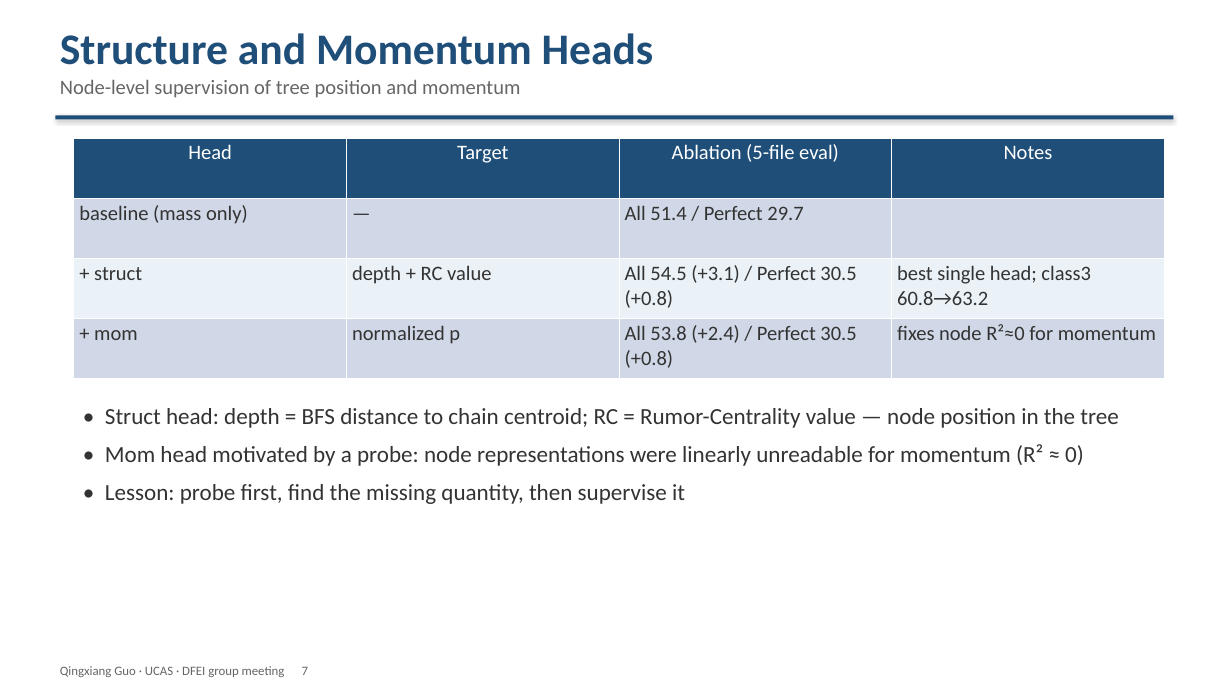
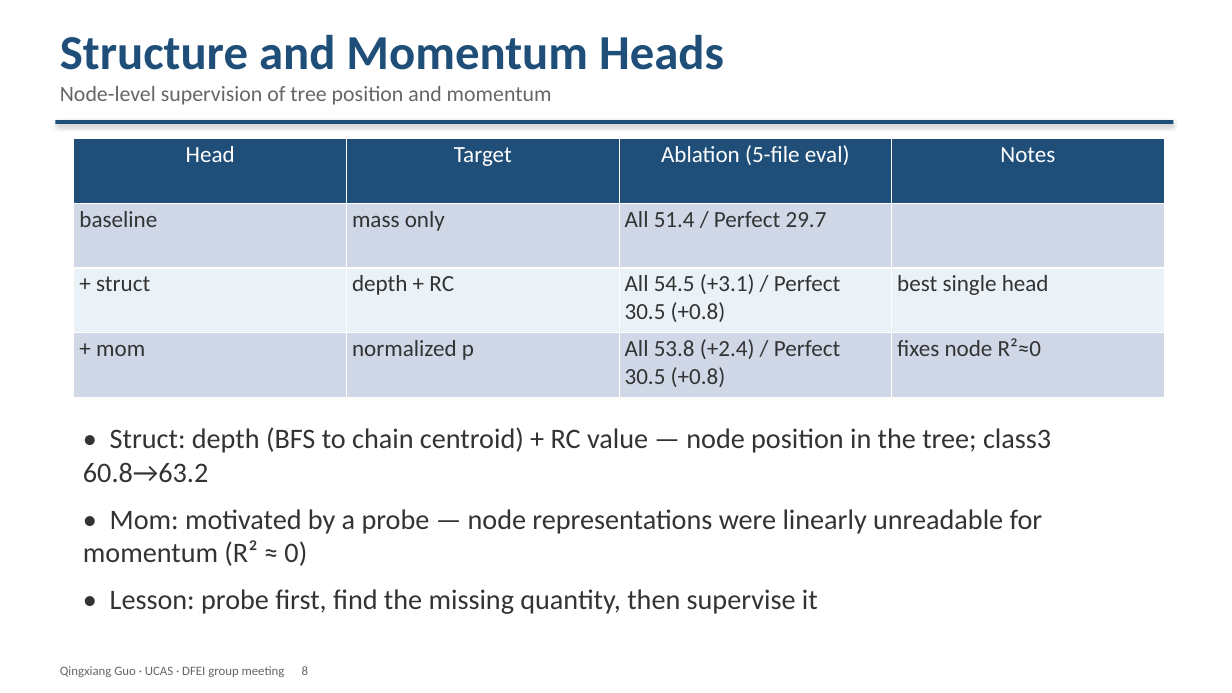
Before and after one commit to Aniedrew/dfei_ift, a slide deck: slide 8 of meeting_figs/DFEI_progress_20260902_EN.pptx (slide 7 before the commit). Drawn at 1232x693 pixels with LibreOffice and Linux fonts; fonts in the diff are those of the drawing. Boxes give left, top, right and bottom in pixels: in the first picture for what was removed or moved away, otherwise in the second. Text is boxed around its words. In the diff, an @@ line names an element or a change of style, - is before the commit and + after.

```diff
--- a/meeting_figs/DFEI_progress_20260902_EN.pptx
+++ b/meeting_figs/DFEI_progress_20260902_EN.pptx
@@ text "Structure and Momentum Heads" at (60, 34, 724, 105): size 34 to 38 pt in "Structure and Momentum Heads"; size 16 to 17 pt in "Node-level supervision of tree position and momentum" @@
@@ rectangle: place and size @@
-rectangle at (55, 116, 1174, 119)
+rectangle at (55, 120, 1174, 124)
@@ table at (74, 139, 1165, 397) @@
-row 2, column 1: baseline (mass only)
+row 2, column 1: baseline
-row 2, column 2: —
+row 2, column 2: mass only
-row 3, column 2: depth + RC value
+row 3, column 2: depth + RC
-row 3, column 4: best single head; class3 60.8→63.2
+row 3, column 4: best single head
-row 4, column 4: fixes node R²≈0 for momentum
+row 4, column 4: fixes node R²≈0
@@ size 16 to 18 pt in "Head", "Target", "Ablation (5-file eval)", "Notes" and 6 more places @@
@@ text "• Struct: depth (BFS to ...": place and size @@
-text "• Struct: depth (BFS to ..." at (105, 408, 1118, 504)
+text "• Struct: depth (BFS to ..." at (83, 427, 1051, 614)
@@ text at (83, 427, 1051, 566): text changed; size 18 to 22 pt @@
-• Struct head: depth = BFS distance to chain centroid; RC = Rumor-Centrality value — node position in the tree
-• Mom head motivated by a probe: node representations were linearly unreadable for momentum (R² ≈ 0)
+• Struct: depth (BFS to chain centroid) + RC value — node position in the tree; class3 60.8→63.2
+• Mom: motivated by a probe — node representations were linearly unreadable for momentum (R² ≈ 0)
@@ text at (110, 589, 818, 614): size 18 to 22 pt in "• Lesson: probe first, find the missing ..."; more space between paragraphs @@
@@ text at (60, 666, 308, 677): text changed @@
-Qingxiang Guo · UCAS · DFEI group meeting 7
+Qingxiang Guo · UCAS · DFEI group meeting 8
```
Also in this commit, not shown: 10 other slides changed, 1 slide added, 2 other files.
